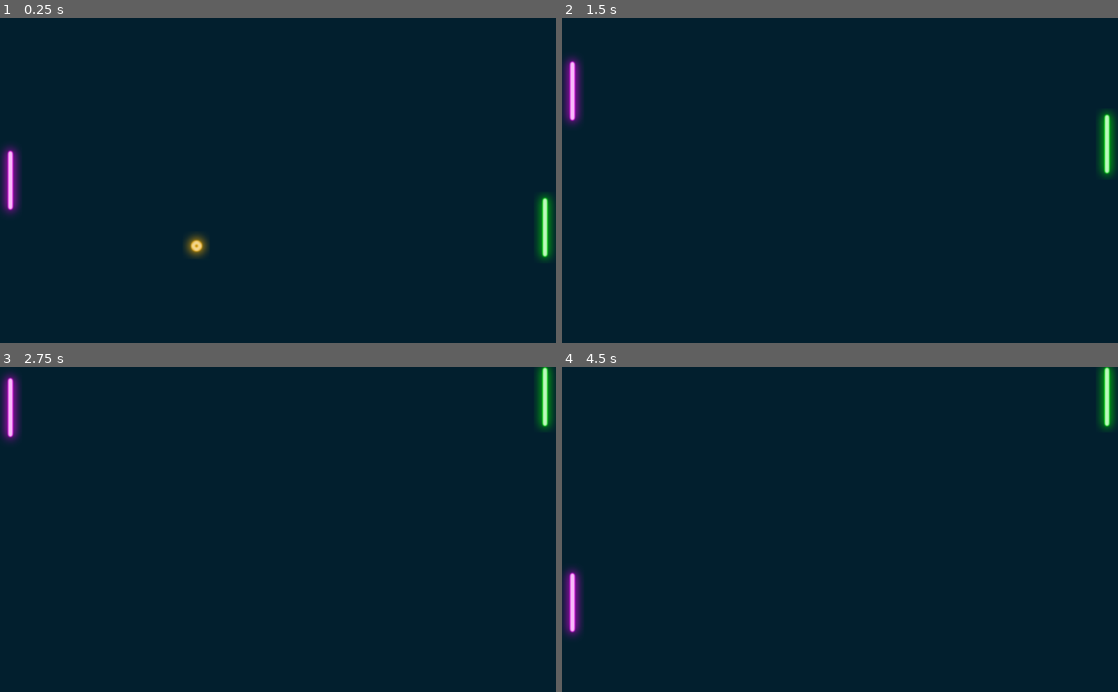
Above: before the commit, frames 1-4 (two rows, left to right).
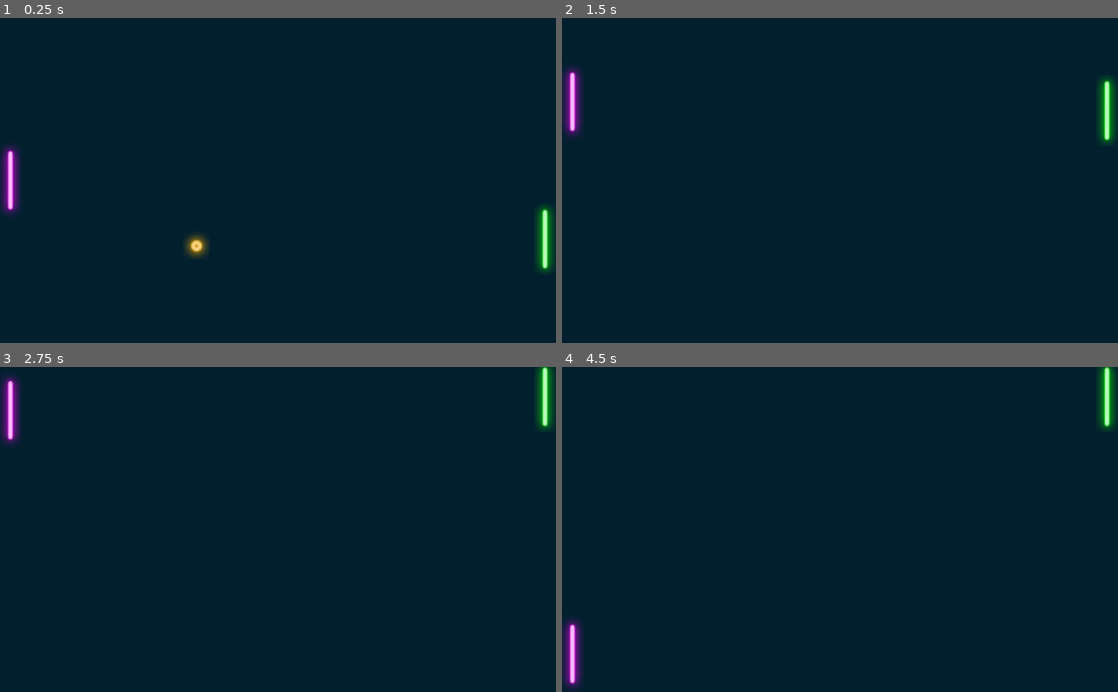
Above: after the commit, the same moments.

Repository: meashley47/Pong
Game: Godot game, scene res://Level.tscn
Same seed, same stepped clock (60 frames per second), same inputs: the game is played once before the commit and once after it.
Inputs:
- Up to frame 1 (0.25 s): no input
- Up to frame 2 (1.5 s): hold Up (ui_up) 0.53-1.28 s; hold Down (ui_down) from 1.28 s (still down)
- Up to frame 3 (2.75 s): release Down (ui_down) at 2.03 s; hold Up (ui_up) from 2.03 s (still down)
- Up to frame 4 (4.5 s): tap Enter at 3.5 s; release Up (ui_up) at 3.53 s; hold Down (ui_down) from 3.53 s (still down)

The runs differ from the first frame. In frame 1, 0.3% of the frame differs, in the area x 96-100%, y 54-79%; in frame 2, 1.0%; in frame 3, less than 0.1%; in frame 4, 1.1%, in the area x 0-4%, y 61-99%.

Commit message:
Paddle speeds updated

Diff:
--- a/Opponent.gd
+++ b/Opponent.gd
@@ -1,6 +1,6 @@
 extends KinematicBody2D
 
-var speed = 400
+export var speed = 500
 onready var ball
 
 func _ready():
--- a/Player.gd
+++ b/Player.gd
@@ -1,6 +1,6 @@
 extends KinematicBody2D
 
-var speed = 400
+export var speed = 500
 
 func _physics_process(delta):
 	var velocity = Vector2.ZERO
